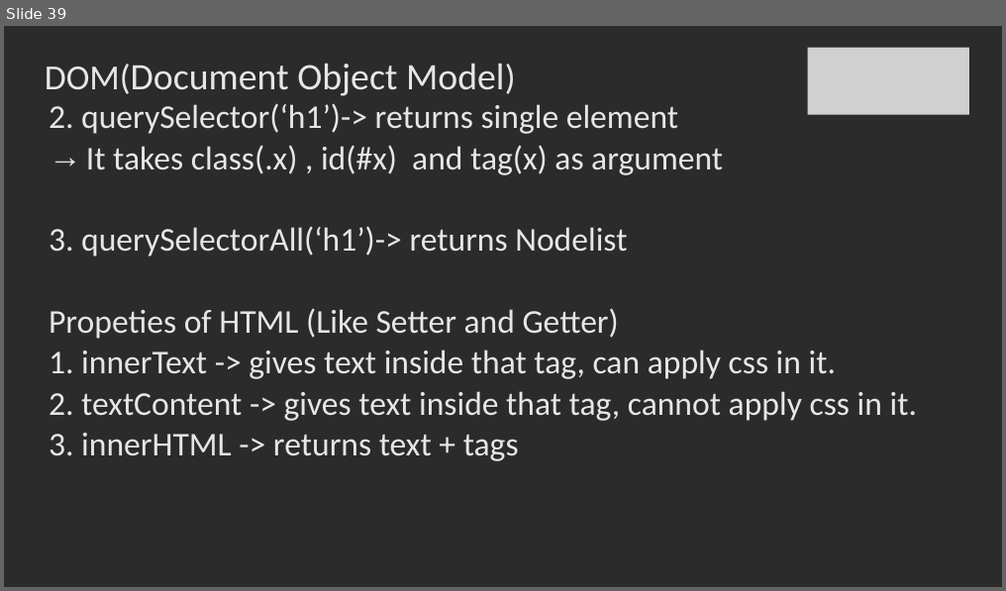
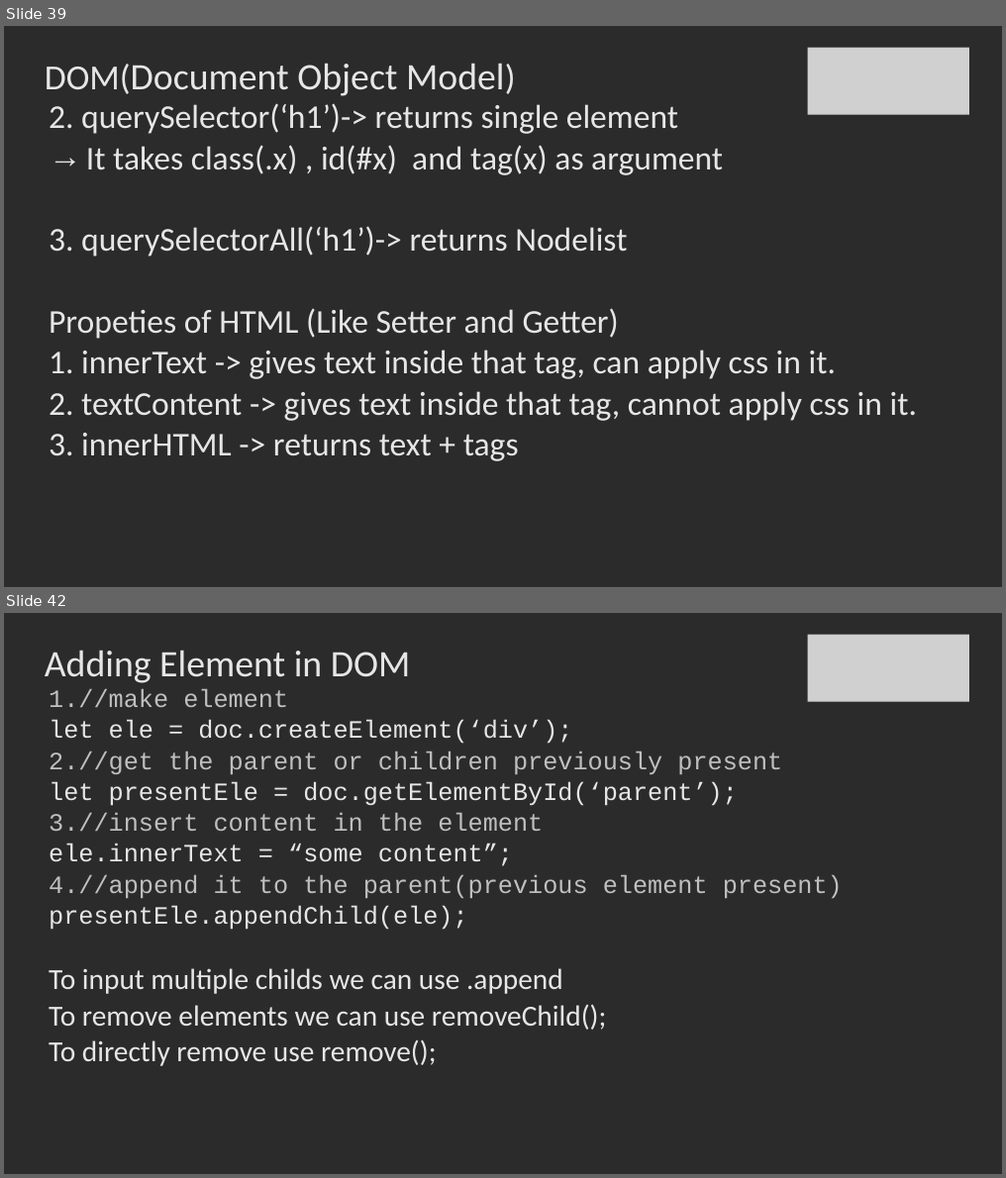
Before and after one commit to SachinBarpanda/WebDevGla, a slide deck: JS.pptx. Shown one above the other, each under a label of ours: slide 39 before the commit, slides 39 and 42 after it; the slides between them are not shown. The pictures are 1006x591 and 1006x1178 pixels, drawn with LibreOffice and Linux fonts; fonts in the diff are those of the drawing; grey boxes stand for pictures; background and template pictures are left out; a plain dark background stands for a picture behind light text. Boxes give left, top, right and bottom in pixels: in the first picture for what was removed or moved away, otherwise in the second. Text is boxed around its words. In the diff, an @@ line names an element or a change of style, - is before the commit and + after.

```diff
--- a/JS.pptx
+++ b/JS.pptx
@@ slide 42 added at (4,613,1002,1174), background picture (left out) @@
@@ picture added at (807,635,969,702) @@
@@ title added at (45,650,411,683), 36 pt, text #E7E6E6 @@
+Adding Element in DOM
@@ text added at (49,689,843,1066), 24 pt, text #E7E6E6 @@
+1.//make element
+let ele = doc.createElement(‘div’);
+2.//get the parent or children previously present
+let presentEle = doc.getElementById(‘parent’);
+3.//insert content in the element
+ele.innerText = “some content”;
+4.//append it to the parent(previous element present)
+presentEle.appendChild(ele);
+To input multiple childs we can use .append
+To remove elements we can use removeChild();
+To directly remove use remove();
```
Also in this commit, not shown: 2 slides changed, 6 other slides added, 29 other files.
